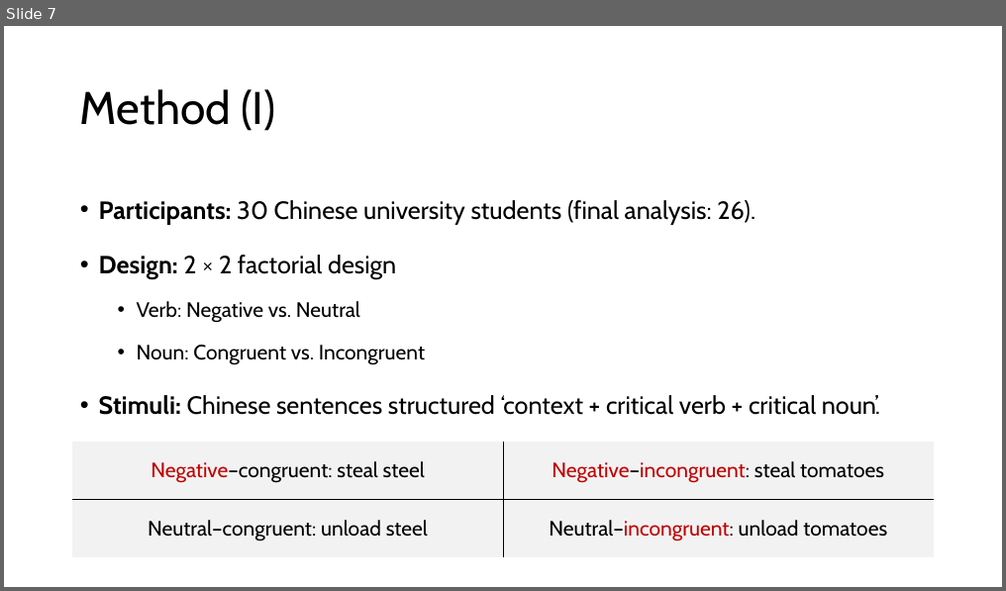
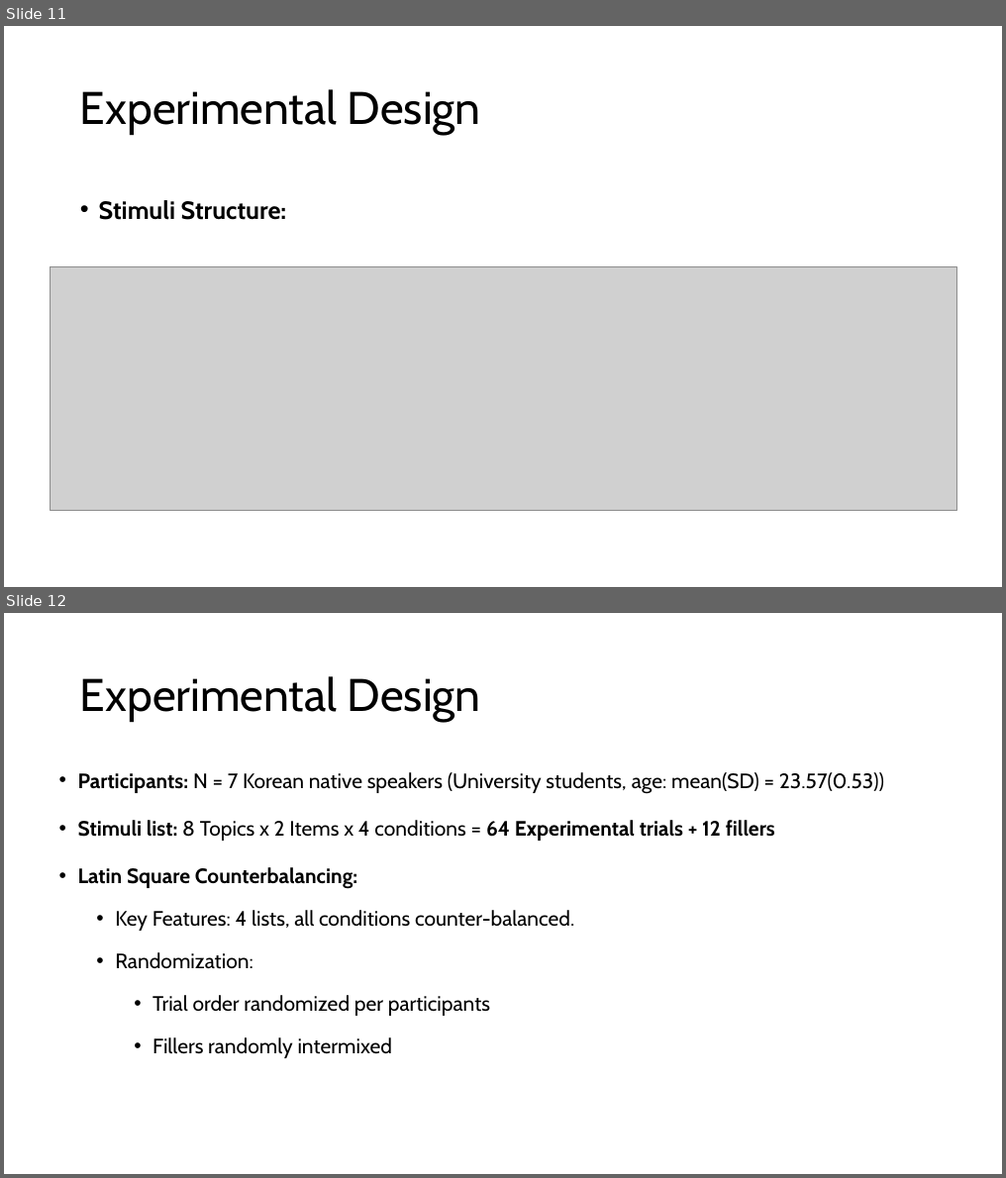
Before and after one commit to haba6030/Linguistics_Experiment, a slide deck: JinilKim_TermProject.pptx. Shown one above the other, each under a label of ours: slide 7 before the commit, slides 11 and 12 after it. The pictures are 1006x591 and 1006x1178 pixels, drawn with LibreOffice and Linux fonts; fonts in the diff are those of the drawing; grey boxes stand for pictures. Boxes give left, top, right and bottom in pixels: in the first picture for what was removed or moved away, otherwise in the second. Text is boxed around its words. In the diff, an @@ line names an element or a change of style, - is before the commit and + after.

Commit message:
Pilot analysis

```diff
--- a/JinilKim_TermProject.pptx
+++ b/JinilKim_TermProject.pptx
@@ slide 12 added at (x1=4, y1=613, x2=1002, y2=1174), background #FFFFFF @@
@@ title added at (x1=80, y1=676, x2=481, y2=722), 44 pt, text #000000 @@
+Experimental Design
@@ text added at (x1=78, y1=772, x2=884, y2=1059), 20 pt, text #000000 @@
+• Participants: N = 7 Korean native speakers (University students, age: mean(SD) = 23.57(0.53))
+• Stimuli list: 8 Topics x 2 Items x 4 conditions = 64 Experimental trials + 12 fillers
+• Latin Square Counterbalancing:
+  • Key Features: 4 lists, all conditions counter-balanced.
+  • Randomization:
+    • Trial order randomized per participants
+    • Fillers randomly intermixed
@@ what was slide 7 is now slide 11 @@
@@ slide 11 changed as well @@
@@ title at (x1=80, y1=89, x2=481, y2=135): text changed @@
-Method (I)
+Experimental Design
@@ text at (x1=99, y1=200, x2=287, y2=220): text changed; bold on @@
-• Participants: 30 Chinese university students (final analysis: 26).
-• Design: 2 × 2 factorial design
-  • Verb: Negative vs. Neutral
-  • Noun: Congruent vs. Incongruent
-• Stimuli: Chinese sentences structured ‘context + critical verb + critical noun’.
+• Stimuli Structure:
@@ picture added at (x1=50, y1=267, x2=957, y2=510) @@
@@ table removed at (x1=73, y1=442, x2=934, y2=558), 2 rows, 2 columns @@
-Negative–congruent: steal steel | Negative–incongruent: steal tomatoes
-Neutral–congruent: unload steel | Neutral–incongruent: unload tomatoes
```
Also in this commit, not shown: 3 other slides changed, 28 other slides added, 10 slides removed, 23 other files.
